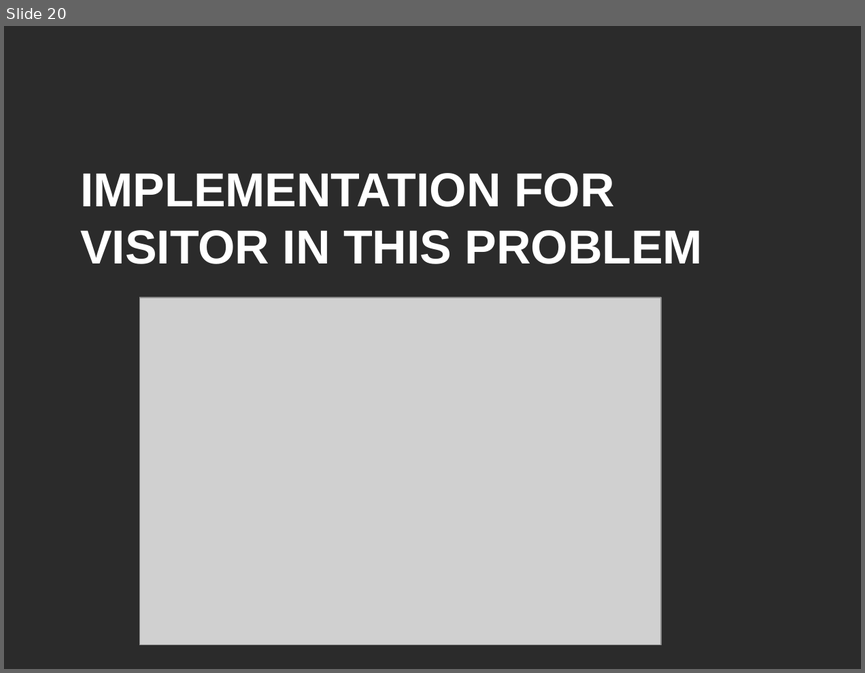
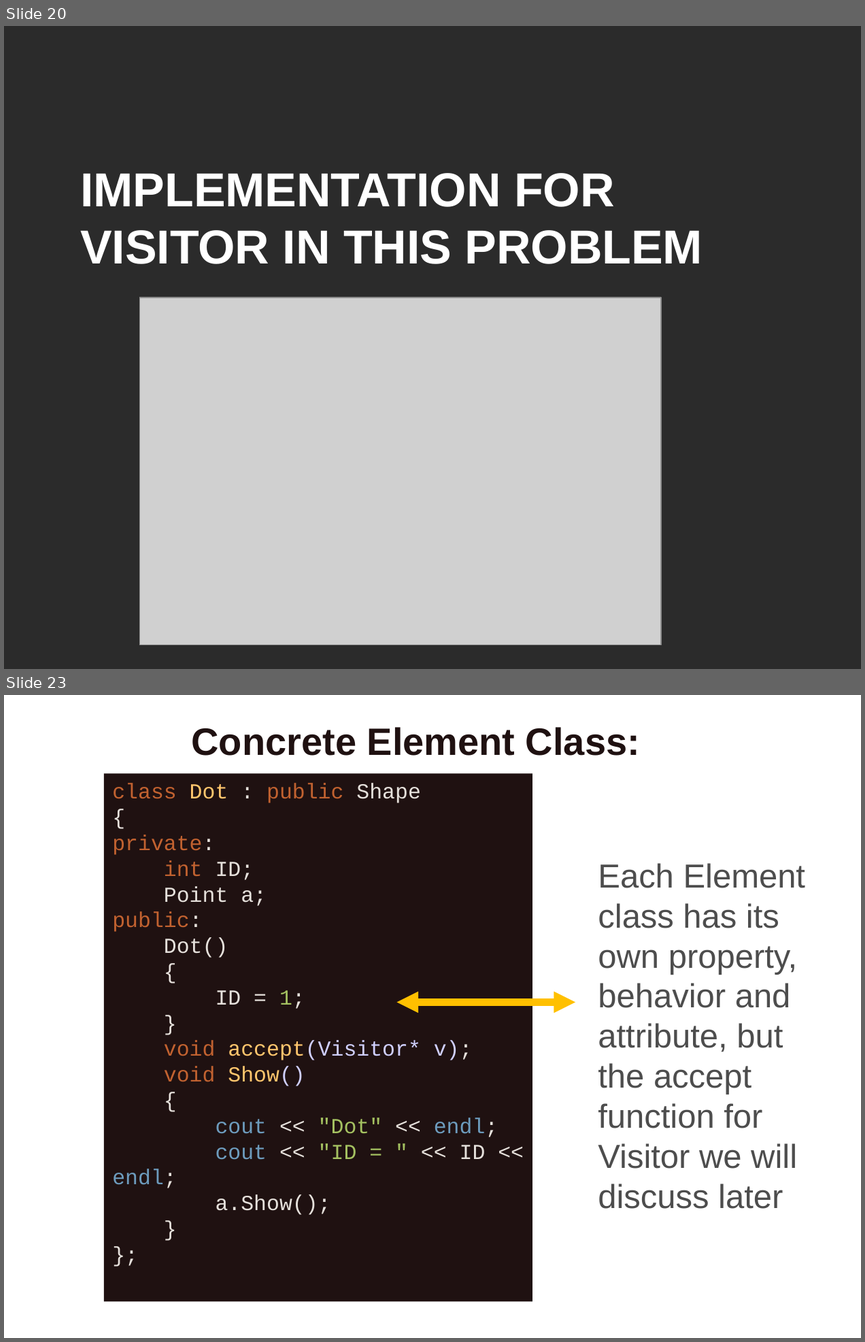
Before and after one commit to VThanhPhuc/CS202-Group-9, a slide deck: Design Pattern.pptx. Shown one above the other, each under a label of ours: slide 20 before the commit, slides 20 and 23 after it; the slides between them are not shown. The pictures are 865x673 and 865x1342 pixels, drawn with LibreOffice and Linux fonts; fonts in the diff are those of the drawing; grey boxes stand for pictures; background and template pictures are left out; a plain dark background stands for a picture behind light text. Boxes give left, top, right and bottom in pixels: in the first picture for what was removed or moved away, otherwise in the second. Text is boxed around its words. In the diff, an @@ line names an element or a change of style, - is before the commit and + after.

```diff
--- a/Design Pattern.pptx
+++ b/Design Pattern.pptx
@@ slide 23 added at (4, 695, 861, 1338), background picture (left out) @@
@@ title added at (192, 727, 640, 756), 32 pt, text #1F1111, bold @@
+Concrete Element Class:
@@ rectangle added at (104, 773, 532, 1301), fill #1F1111, 18 pt, text #E6E1DC @@
+class Dot : public Shape
+{
+private:
+int ID;
+Point a;
+public:
+Dot()
+{
+ID = 1;
+}
+void accept(Visitor* v);
+void Show()
+{
+cout << "Dot" << endl;
+cout << "ID = " << ID << endl;
+a.Show();
+}
+};
@@ text added at (598, 863, 806, 1208), 28 pt, text #4D4D4D @@
+Each Element class has its own property, behavior and attribute, but the accept function for Visitor we will discuss later
@@ double arrow added from (575, 1002) to (396, 1002), #FFC000 6 pt @@
```
Also in this commit, not shown: 1 slide changed, 20 other slides added, 7 slides removed, 1 other file.
